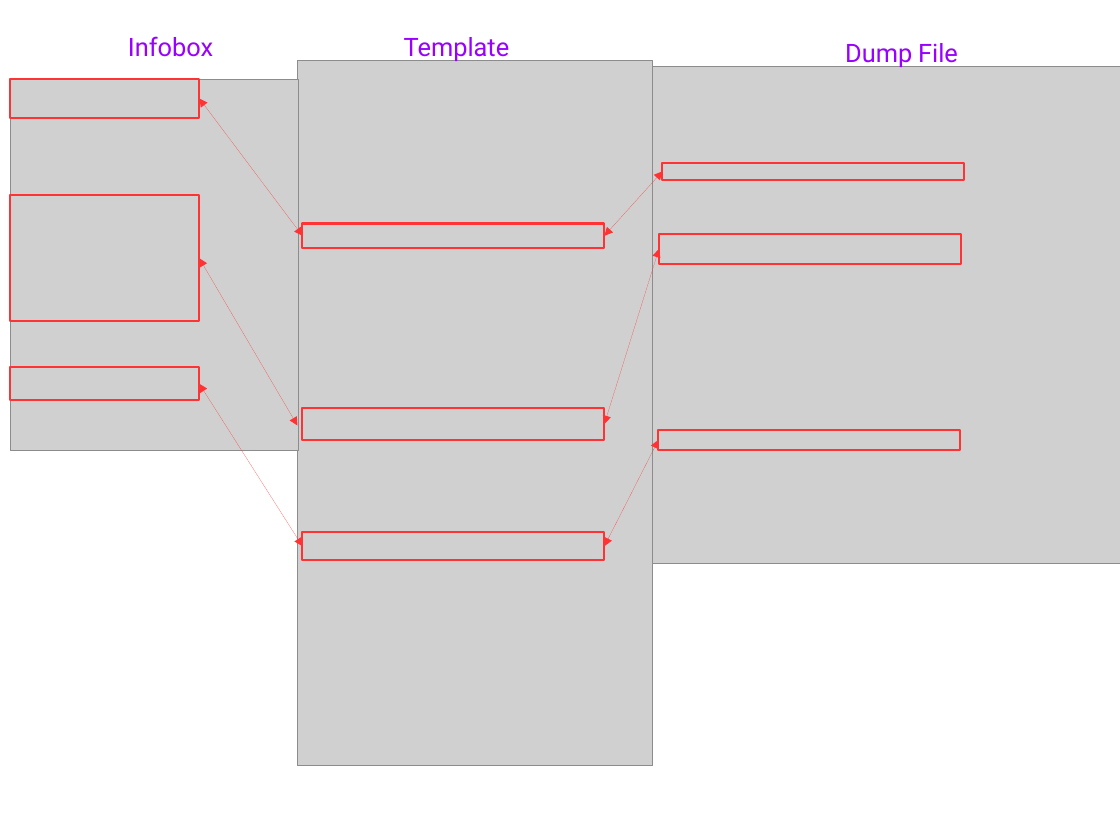
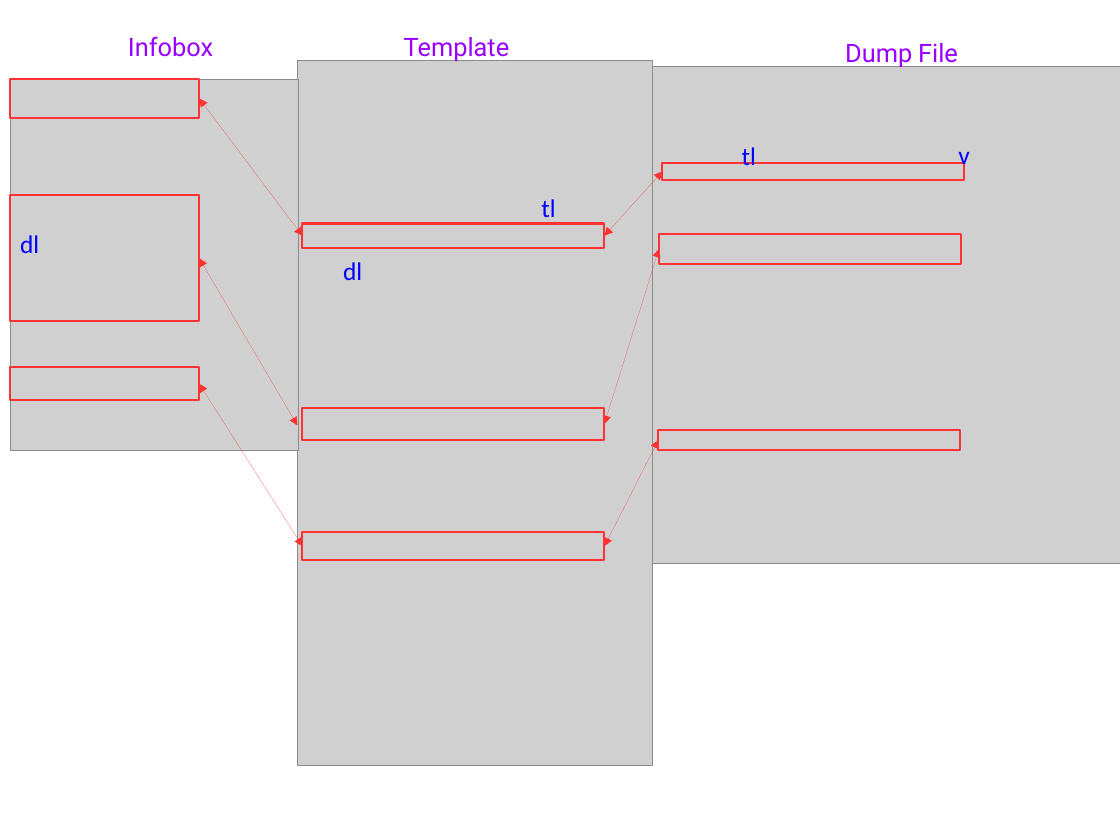
Before and after one commit to Miyayx/Papers, a slide deck: slide 8 of nlpcc/picture/Untitled 2.odp. Drawn at 1120x840 pixels with LibreOffice and Linux fonts; fonts in the diff are those of the drawing; grey boxes stand for pictures. Boxes give left, top, right and bottom in pixels: in the first picture for what was removed or moved away, otherwise in the second. Text is boxed around its words. In the diff, an @@ line names an element or a change of style, - is before the commit and + after.

```diff
--- a/nlpcc/picture/Untitled 2.odp
+++ b/nlpcc/picture/Untitled 2.odp
@@ text added at [742, 147, 756, 165], 18 pt, text #0000FF @@
+tl
@@ text added at [958, 152, 969, 170], 18 pt, text #0000FF @@
+v
@@ text added at [541, 199, 555, 223], 18 pt, text #0000FF @@
+tl
@@ text added at [20, 235, 39, 253], 18 pt, text #0000FF @@
+dl
@@ text added at [343, 262, 362, 280], 18 pt, text #0000FF @@
+dl
```
Also in this commit, not shown: 2 other files.
